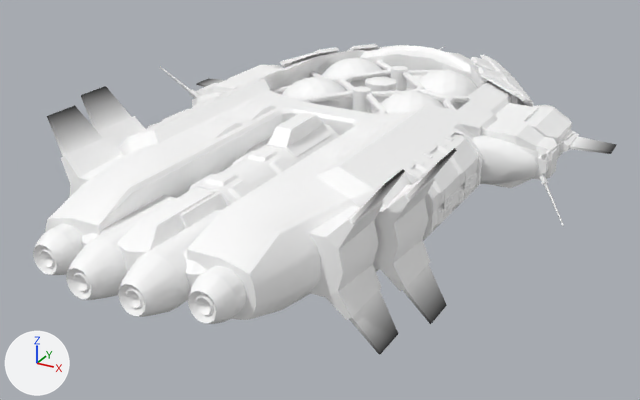
Renders of the glTF model Assets/Models/Ships/Phoenix_heavy.glb from each side of a commit.
Both versions are drawn from a 50 mm lens placed at (42.3, -78.0, 33.1), pointed at (-0.4, -0.4, -5.7). Arrows for +X, +Y and +Z are at lower left; the lights stay in place. The first picture is the older version. Vertices at exactly the same position are counted once.

Names of what the first picture shows: 'Containers', 'Hull'.
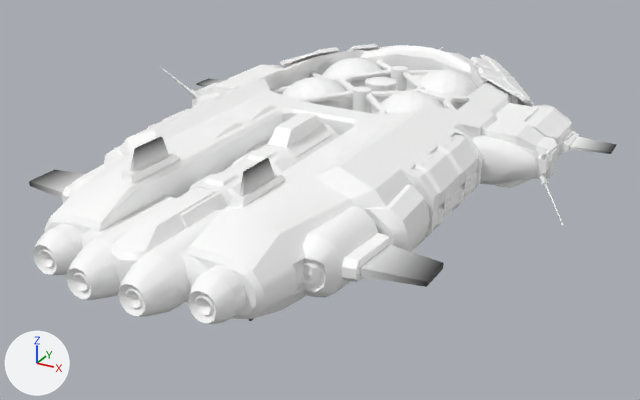
The change, as a diff of the scene's bpy script:
```diff
--- a/Assets/Models/Ships/Phoenix_heavy.glb.py
+++ b/Assets/Models/Ships/Phoenix_heavy.glb.py
@@ me_cube_025 @@
 # used by ob_hull; location = (0.0, 0.0, 0.0)
-me_cube_025.from_pydata(...)  # 5145 vertices, 9496 faces; spans x -26.8..26.8, y -34.6..38.1, z -7.5..7.5
+me_cube_025.from_pydata(...)  # 5373 vertices, 9932 faces; spans x -26.8..26.8, y -34.6..38.1, z -6.9..6.9
+# me_cube_025 part 1: 8 loose pieces with 64 vertices, spanning x -19.0..19.0, y -22.8..-11.2, z -7.5..7.5, are deleted
+# me_cube_025 part 2: 16 vertices moved from x -16.8..16.8, y -31.8..-16.6, z -4.1..4.1 to x -16.0..16.0, y -32.1..-15.9, z -2.7..2.7; 115 vertices removed from x -16.8..16.8, y -31.8..-11.0, z -4.5..4.5; 407 vertices added at x -20.7..20.7, y -32.7..-11.0, z -6.9..6.9
 me_cube_025.materials.append(mat_defaultmaterial_002)
```

Pixel boxes [x1, y1, x2, y2] of what changed, in the pictures (640 x 400 px):
'Hull', reshaped (10% shorter)
    before: [33, 44, 617, 354]
    after: [29, 44, 617, 324]
part 1 of me_cube_025, deleted
    before: [47, 86, 457, 354]
part 2 of me_cube_025, reshaped
    before: [45, 116, 435, 320]
    after: [29, 137, 444, 321]
